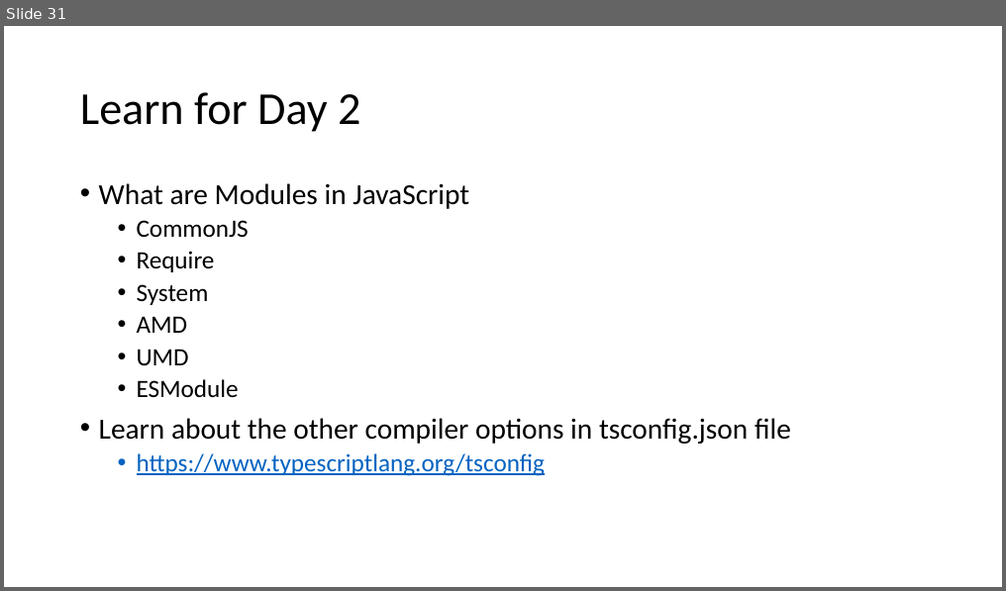
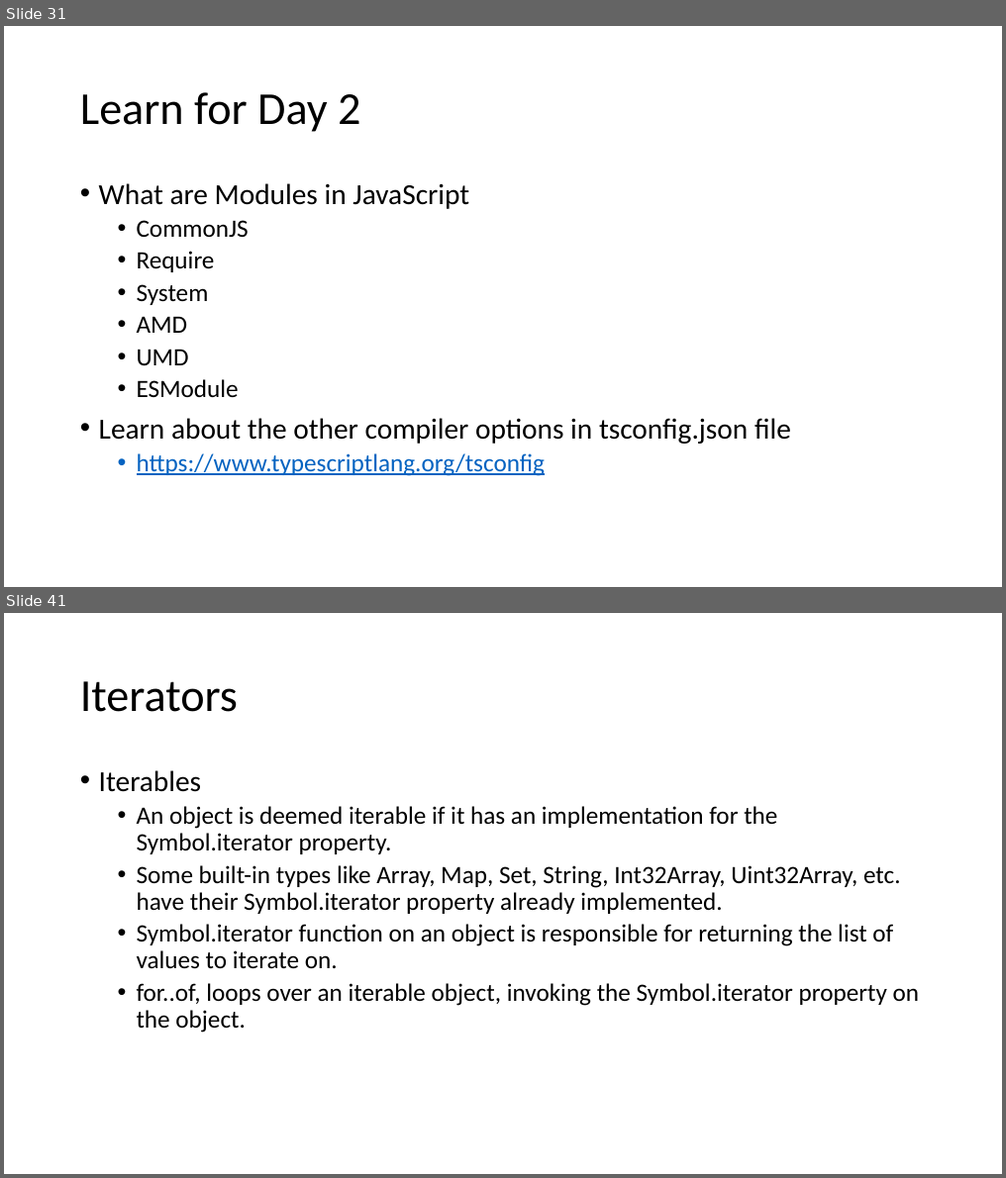
Before and after one commit to manishvbn/TypeScript_Jun22, a slide deck: Notes/TypeScript.pptx. Shown one above the other, each under a label of ours: slide 31 before the commit, slides 31 and 41 after it; the slides between them are not shown. The pictures are 1006x591 and 1006x1178 pixels, drawn with LibreOffice and Linux fonts; fonts in the diff are those of the drawing. Boxes give left, top, right and bottom in pixels: in the first picture for what was removed or moved away, otherwise in the second. Text is boxed around its words. In the diff, an @@ line names an element or a change of style, - is before the commit and + after.

```diff
--- a/Notes/TypeScript.pptx
+++ b/Notes/TypeScript.pptx
@@ slide 41 added at <box>4,613,1002,1174</box>, background #FFFFFF @@
@@ title added at <box>80,681,238,712</box>, 44 pt, text #000000 @@
+Iterators
@@ text added at <box>99,770,920,1033</box>, 24 pt, text #000000 @@
+• Iterables
+  • An object is deemed iterable if it has an implementation for the Symbol.iterator property.
+  • Some built-in types like Array, Map, Set, String, Int32Array, Uint32Array, etc. have their Symbol.iterator property already implemented.
+  • Symbol.iterator function on an object is responsible for returning the list of values to iterate on.
+  • for..of, loops over an iterable object, invoking the Symbol.iterator property on the object.
```
Also in this commit, not shown: 22 other slides added.
